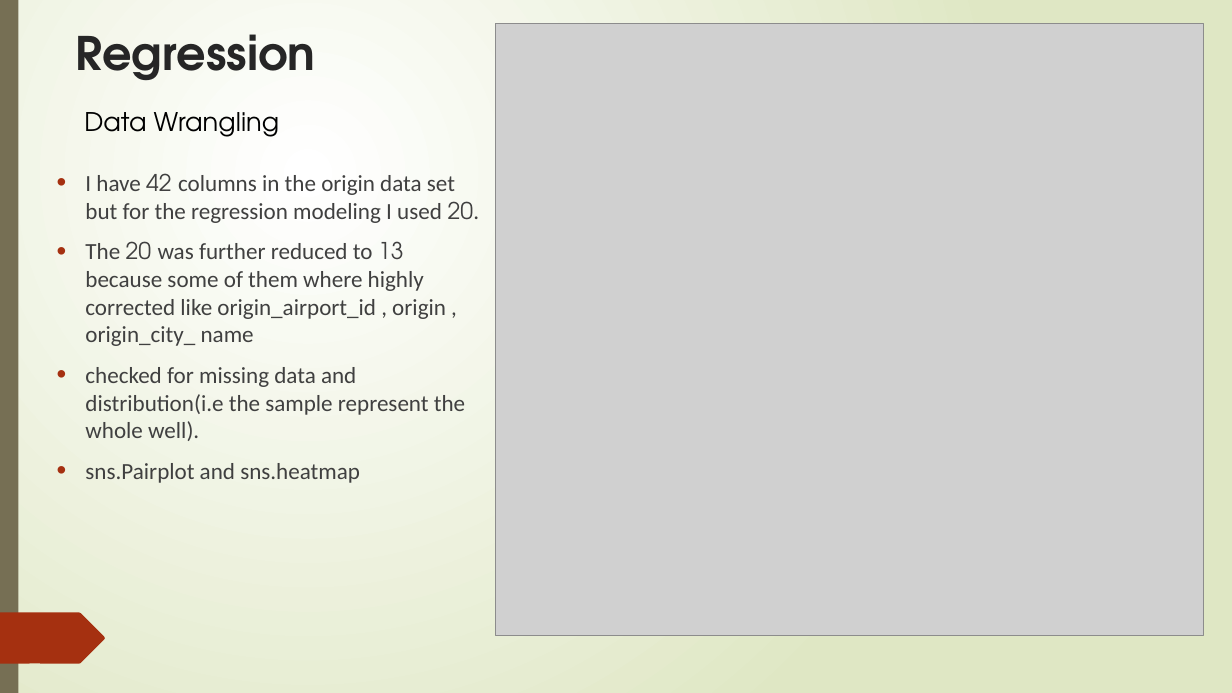
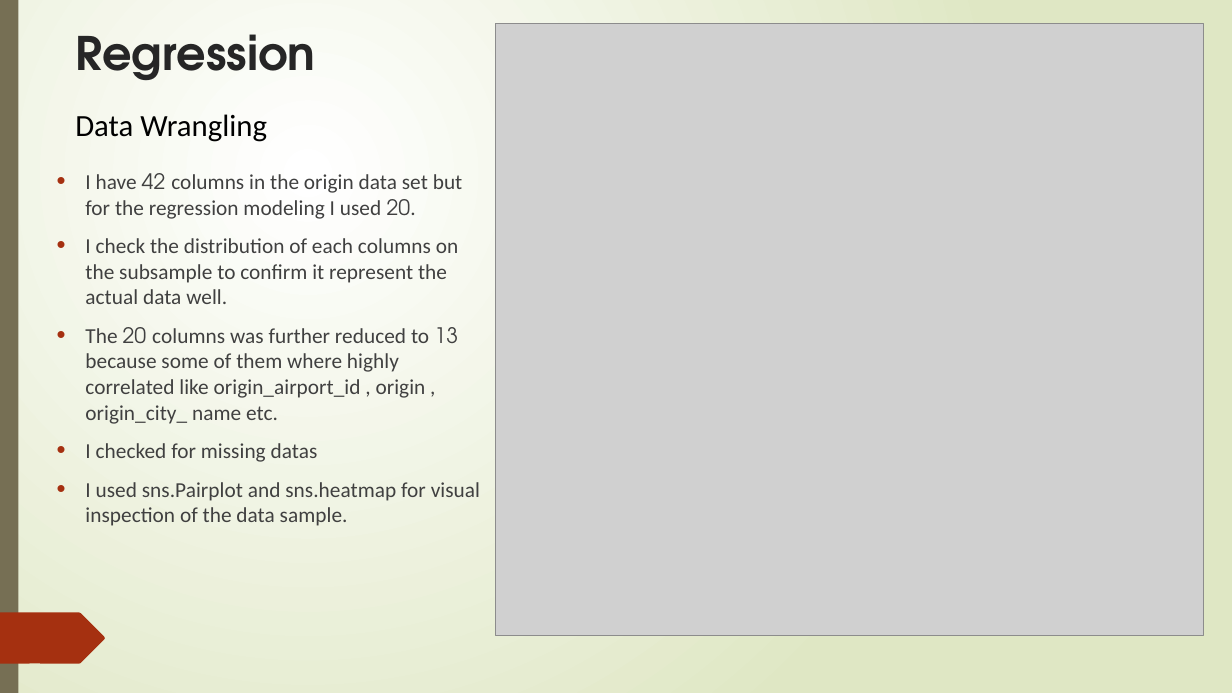
Before and after one commit to rwadisaputro/lhl_midterm_project, a slide deck: slide 7 of Project1-5.pptx. Drawn at 1232x693 pixels with LibreOffice and Linux fonts; fonts in the diff are those of the drawing; grey boxes stand for pictures. Boxes give left, top, right and bottom in pixels: in the first picture for what was removed or moved away, otherwise in the second. Text is boxed around its words. In the diff, an @@ line names an element or a change of style, - is before the commit and + after.

Commit message:
complete

```diff
--- a/Project1-5.pptx
+++ b/Project1-5.pptx
@@ text "Data Wrangling": place and size @@
-text "Data Wrangling" at <box>84,112,279,137</box>
+text "Data Wrangling" at <box>75,114,267,142</box>
@@ text "Data Wrangling" at <box>75,114,267,142</box>: size 20 to 24 pt, font TeX Gyre Adventor to Calibri @@
@@ text at <box>85,173,463,219</box>: size 18 to 16.6 pt in "I have 42 columns in the origin ..." @@
@@ text at <box>85,238,480,526</box>: text changed; size 18 to 16.6 pt @@
-• The 20 was further reduced to 13 because some of them where highly corrected like origin_airport_id , origin , origin_city_ name
-• checked for missing data and distribution(i.e the sample represent the whole well).
-• sns.Pairplot and sns.heatmap
+• I check the distribution of each columns on the subsample to confirm it represent the actual data well.
+• The 20 columns was further reduced to 13 because some of them where highly correlated like origin_airport_id , origin , origin_city_ name etc.
+• I checked for missing datas
+• I used sns.Pairplot and sns.heatmap for visual inspection of the data sample.
```
Also in this commit, not shown: 7 other slides changed.
